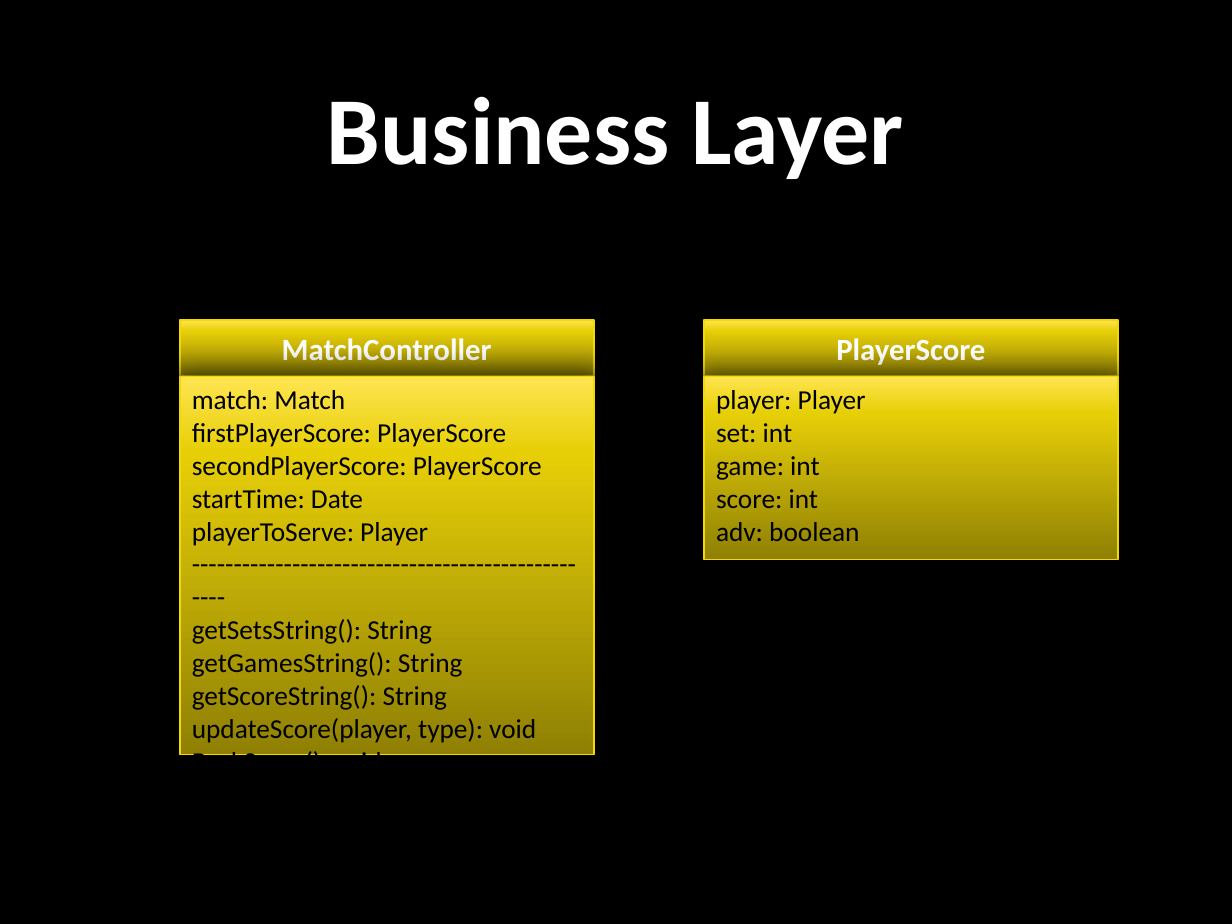
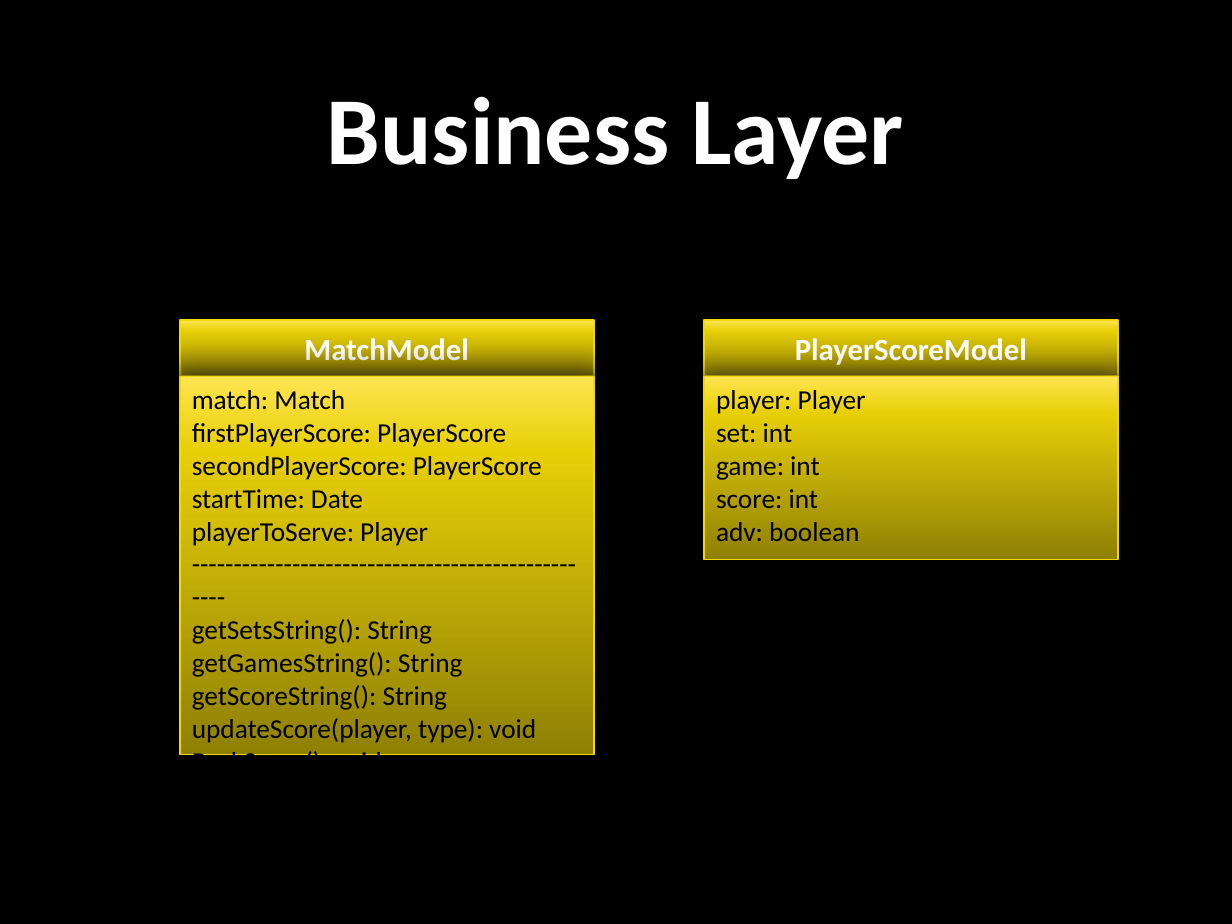
Before and after one commit to danieletramis/TennisMatchTracker, a slide deck: slide 8 of doc/design.pptx. Drawn at 1232x924 pixels with LibreOffice and Linux fonts; fonts in the diff are those of the drawing; background and template pictures are left out. Boxes give left, top, right and bottom in pixels: in the first picture for what was removed or moved away, otherwise in the second. Text is boxed around its words. In the diff, an @@ line names an element or a change of style, - is before the commit and + after.

Commit message:
Design update

```diff
--- a/doc/design.pptx
+++ b/doc/design.pptx
@@ text in rectangle at [304,338,468,368]: text changed @@
-MatchController
+MatchModel
@@ text in rectangle at [795,338,1027,368]: text changed @@
-PlayerScore
+PlayerScoreModel
```
